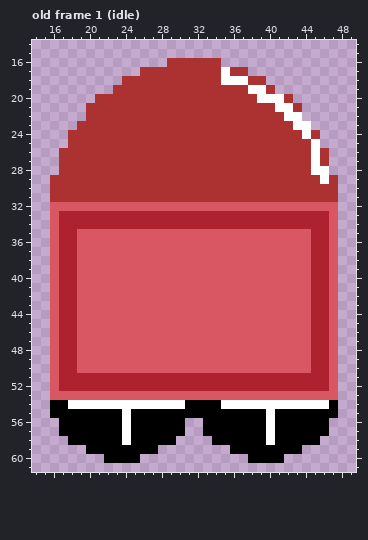
A pixel-art file gets an edit: assets/enemy.aseprite. Above, as it was before the edit.
64x64 pixels, 23 frames. Shown: old frame 1 (idle): x 14..49, y 14..61. The commit also changed other frames, which this record leaves out.
Once edited:
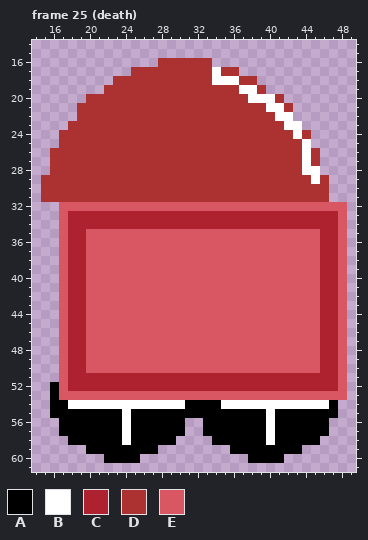
Palette (. is transparent): A #000000  B #ffffff  C #ad222e  D #ac3232  E #d95763
A new or re-ordered frame is compared with the old frame closest to it.
Log entry: Added enemy death state
From old to new:
frames 23 -> 31
Changed rows in their new state; - is an unchanged pixel.
Frame 25 (death) is new; against old frame 1 (idle), layer "Body":
first column x 15:
16 -------------D-----.--------------
17 ----------D--------BD-.-----------
18 --------D----------B--D-.---------
19 -------D--------------B-D.--------
20 -----D-----------------B--D.------
21 ----D--------------------B-D.-----
22 ----D---------------------B-.-----
23 ---D-----------------------B-.----
24 --D-------------------------BD.---
25 --D--------------------------B.---
26 -D---------------------------BD.--
27 -D---------------------------BD.--
28 -D---------------------------B-.--
29 D-----------------------------BD.-
30 D-------------------------------.-
31 D-------------------------------.-
32 -.-------------------------------E
33 -.E-----------------------------CE
34 -.E-----------------------------CE
35 -.E-C-------------------------E-CE
36 -.E-C-------------------------E-CE
37 -.E-C-------------------------E-CE
38 -.E-C-------------------------E-CE
39 -.E-C-------------------------E-CE
40 -.E-C-------------------------E-CE
41 -.E-C-------------------------E-CE
42 -.E-C-------------------------E-CE
43 -.E-C-------------------------E-CE
44 -.E-C-------------------------E-CE
45 -.E-C-------------------------E-CE
46 -.E-C-------------------------E-CE
47 -.E-C-------------------------E-CE
48 -.E-C-------------------------E-CE
49 -.E-C-------------------------E-CE
50 -.E-C-------------------------E-CE
51 -.E-----------------------------CE
52 -AE-----------------------------CE
53 -A-------------------------------E
Boxes around the changes in both pictures, in picture pixels (x1, y1, x2, y2):
changed: (41, 58, 167, 400)
changed: (212, 58, 347, 400)
